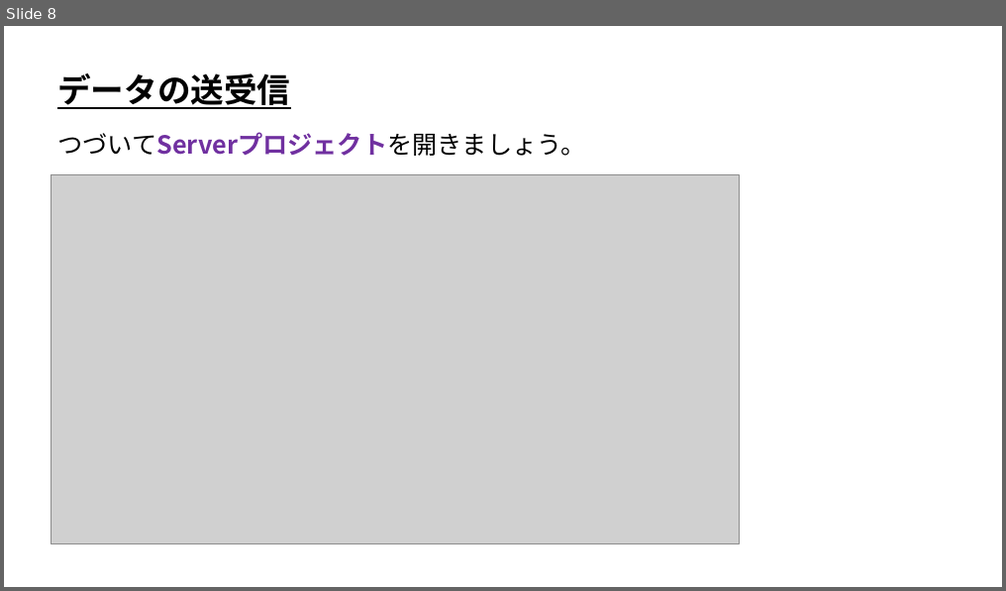
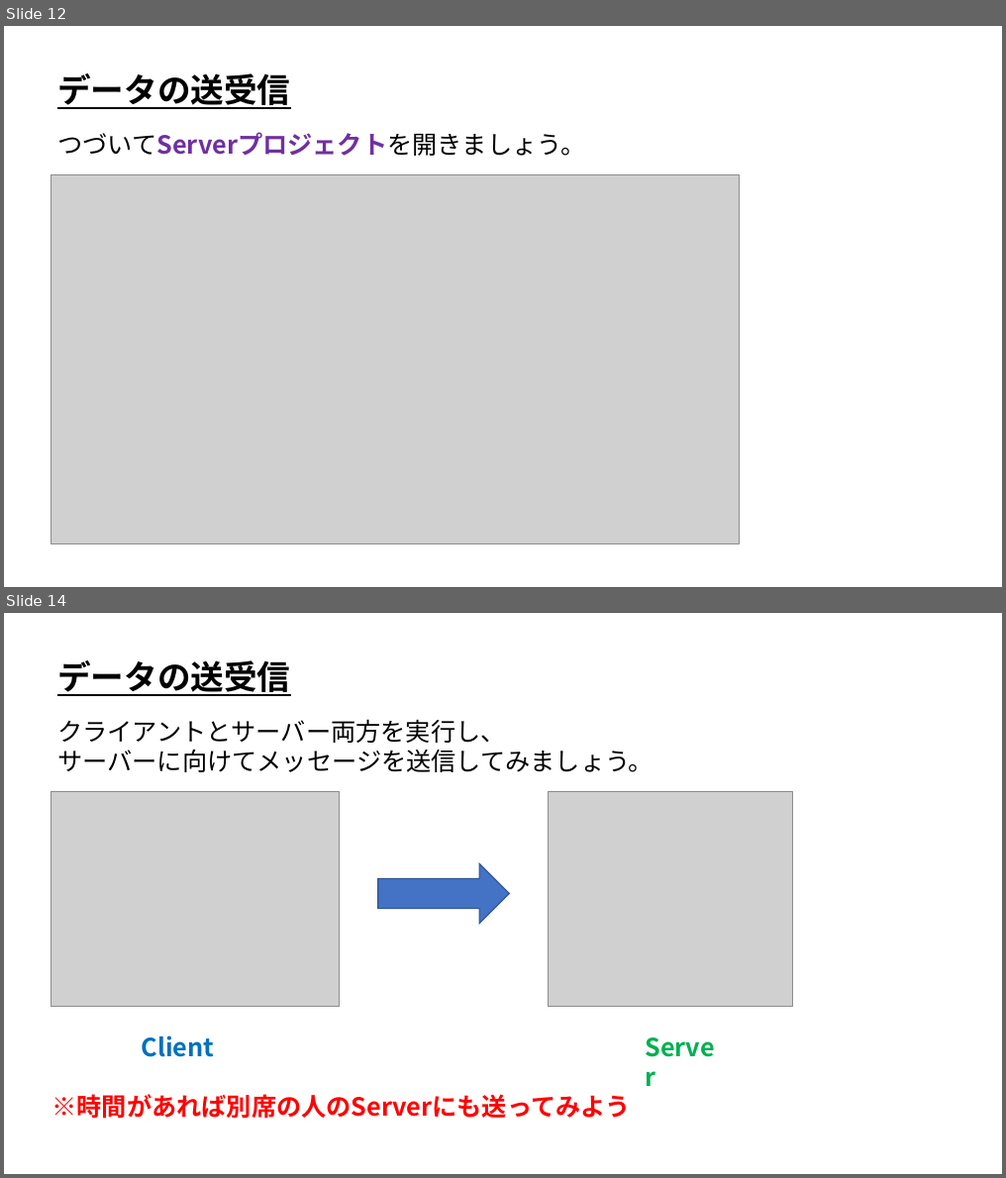
Before and after one commit to ArakiYusuke-Ohara/Textbook, a slide deck: ゲーム科3年/00_前期/オンラインゲームプログラミングⅠ/02_データの送受信.pptx. Shown one above the other, each under a label of ours: slide 8 before the commit, slides 12 and 14 after it; the slides between them are not shown. The pictures are 1006x591 and 1006x1178 pixels, drawn with LibreOffice and Linux fonts; fonts in the diff are those of the drawing; grey boxes stand for pictures. Boxes give left, top, right and bottom in pixels: in the first picture for what was removed or moved away, otherwise in the second. Text is boxed around its words. In the diff, an @@ line names an element or a change of style, - is before the commit and + after.

```diff
--- a/ゲーム科3年/00_前期/オンラインゲームプログラミングⅠ/02_データの送受信.pptx
+++ b/ゲーム科3年/00_前期/オンラインゲームプログラミングⅠ/02_データの送受信.pptx
@@ slide 14 added at (x1=4, y1=613, x2=1002, y2=1174), background #FFFFFF @@
@@ text added at (x1=57, y1=661, x2=290, y2=696), 32 pt, text #000000, bold, underline @@
+データの送受信
@@ text added at (x1=57, y1=719, x2=653, y2=772), 24 pt, text #000000 @@
+クライアントとサーバー両方を実行し、
+サーバーに向けてメッセージを送信してみましょう。
@@ picture added at (x1=51, y1=792, x2=340, y2=1007) @@
@@ picture added at (x1=548, y1=792, x2=793, y2=1007) @@
@@ right arrow added at (x1=378, y1=863, x2=509, y2=924), fill #4472C4, outline #325491 1 pt @@
@@ text added at (x1=142, y1=1036, x2=215, y2=1058), 24 pt, text #0070C0, bold @@
+Client
@@ text added at (x1=638, y1=1029, x2=732, y2=1065), 24 pt, text #00B050, bold @@
+Server
@@ text added at (x1=52, y1=1094, x2=630, y2=1119), 24 pt, text #FF0000, bold @@
+※時間があれば別席の人のServerにも送ってみよう
@@ what was slide 8 is now slide 12 @@
```
Also in this commit, not shown: 4 other slides added, 3 other files.
